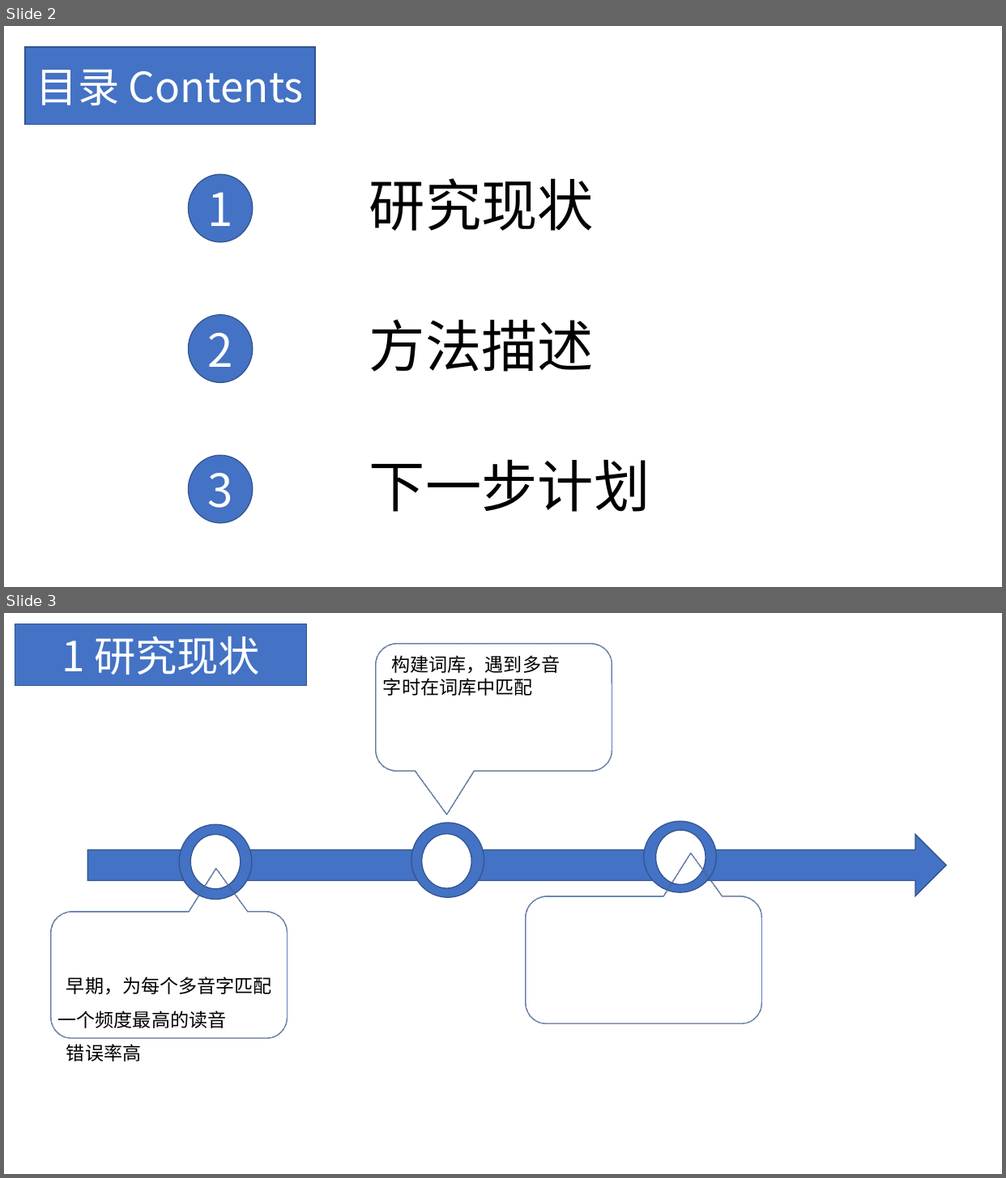
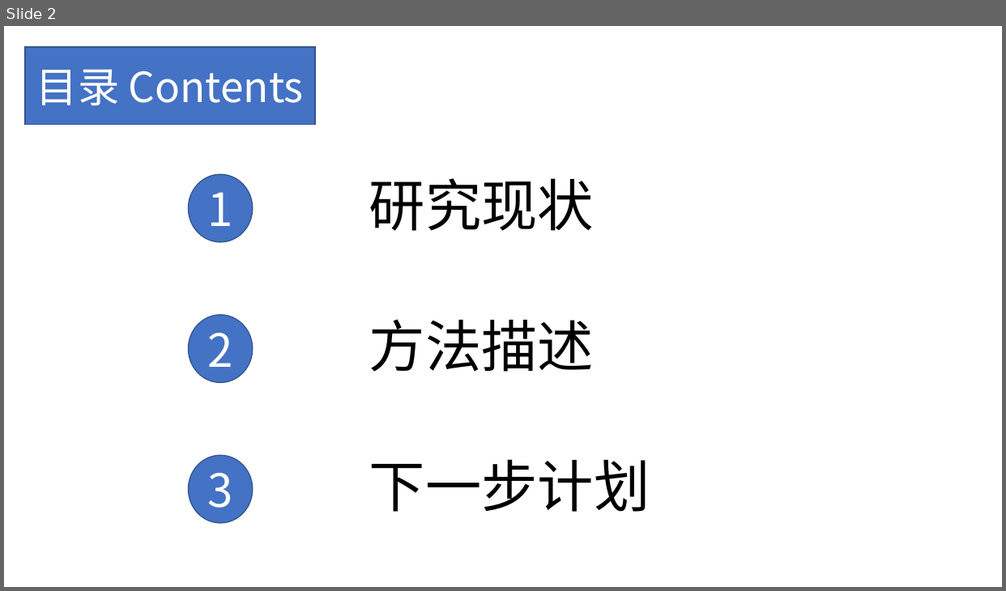
Before and after one commit to hjzin/PolyphoneDisambiguation, a slide deck: presentations/问题理解.pptx. Shown one above the other, each under a label of ours: slides 2 and 3 before the commit, slide 2 after it. The pictures are 1006x1178 and 1006x591 pixels, drawn with LibreOffice and Linux fonts; fonts in the diff are those of the drawing. Boxes give left, top, right and bottom in pixels: in the first picture for what was removed or moved away, otherwise in the second. Text is boxed around its words. In the diff, an @@ line names an element or a change of style, - is before the commit and + after.

```diff
--- a/presentations/问题理解.pptx
+++ b/presentations/问题理解.pptx
@@ slide 3 removed at <box>4,613,1002,1174</box>, background #FFFFFF @@
@@ rectangle removed at <box>15,624,307,686</box> @@
-1 研究现状
@@ rounded speech box removed at <box>376,645,612,771</box> @@
@@ text removed at <box>383,655,560,696</box> @@
-构建词库，遇到多音字时在词库中匹配
@@ group removed at <box>88,821,947,900</box>: 6 ellipses, 1 right arrow @@
@@ rounded speech box removed at <box>526,897,762,1023</box> @@
@@ rounded speech box removed at <box>50,912,287,1038</box> @@
@@ text removed at <box>58,977,272,1062</box> @@
-早期，为每个多音字匹配一个频度最高的读音
-错误率高
```
Also in this commit, not shown: 1 slide changed, 10 slides added.
